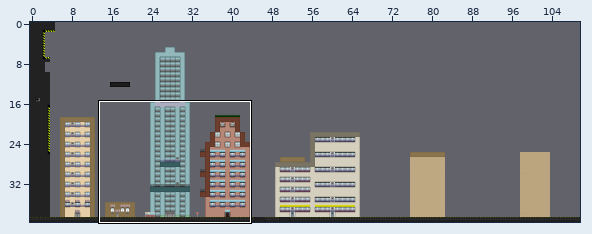
Two versions of a level (Tiled map, MagnetBoy/MagnetBoy/MagnetBoyContent/WillysMap.tmx). The picture above shows the old version from afar; the outline marks the close-up.
Close-up. Old version:
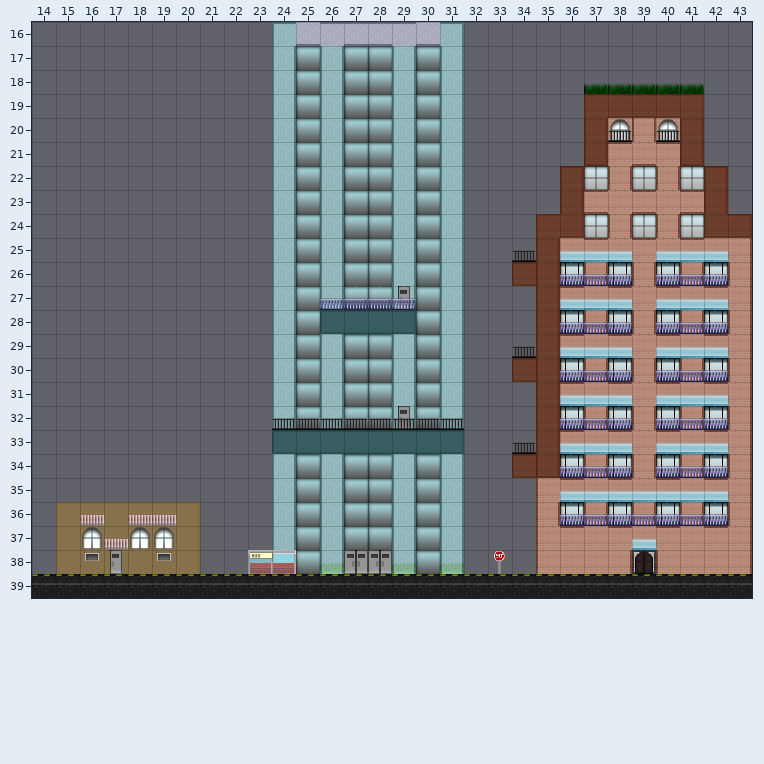
Cells are 32x32 px. Shown: x 14..43, y 16..39.
After the commit:
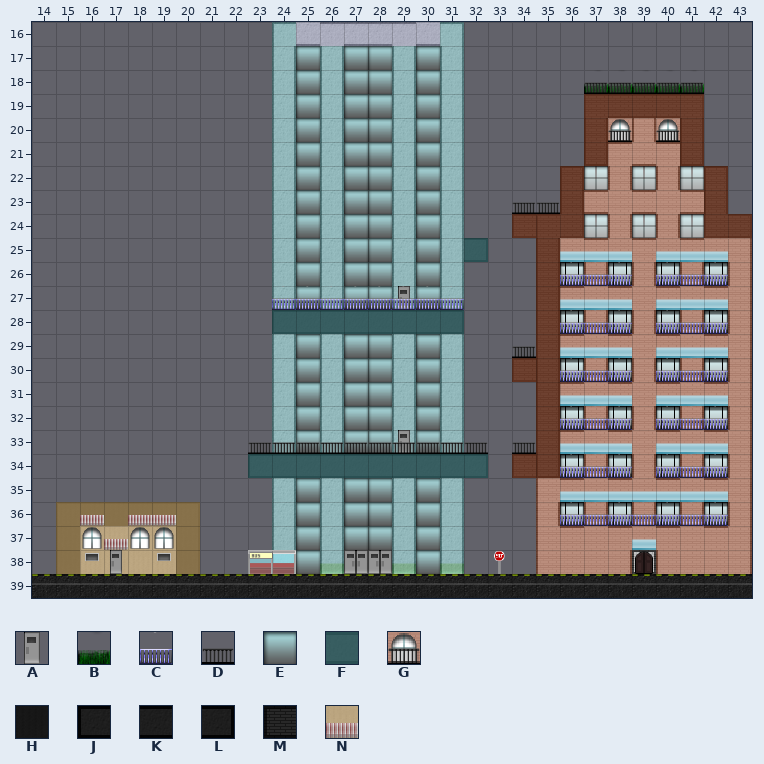
Key: from "cityDecor": A 4, B 6, C 10, D 11, E 16; from "cityPaint": F 1, G 3; from "citySolid": H 13, J 40, K 41, L 42, M 44; from "cityTexture": N 0.
_ is an empty cell.
Tiles replaced or removed in this view: A, B, D, E, G, H, J, K, L, M.
See-through tiles are keyed as they look on the map.
Commit: wee weee
From old to new:
Changed rows in their new state; . is an unchanged cell.
Layer "texture":
first column x 16:
37 NNNN
38 NNNN
Layer "solid":
first column x 24:
24 ..........M
25 ........L..
26 .........._
28 JK....KL...
first column x 16:
33 ........________.
34 .......JKKKKKKKKL
37 ____.............
38 ____.............
Layer "paint":
first column x 25:
24 .........G
25 .......F..
26 ........._
28 F....F....
first column x 23:
34 F.F.FF.F.F
Layer "decor":
first column x 37:
18 BBBBB
first column x 25:
28 _...._
first column x 23:
32 ......_...
33 D.E.EEAE.D
34 .._.__._..
Layer "decor2":
first column x 37:
18 DDDDD
first column x 24:
23 ..........DD
25 .........._.
27 CC....CC....
first column x 24:
32 ________
33 DDDDDDDD
Where, in picture pixels (left, top, right, bottom), the same in both close-ups:
changed: (584, 82, 704, 94)
changed: (512, 202, 560, 286)
added: (464, 238, 488, 262)
changed: (272, 286, 320, 334)
changed: (416, 286, 464, 334)
changed: (248, 406, 488, 478)
changed: (80, 526, 176, 574)
